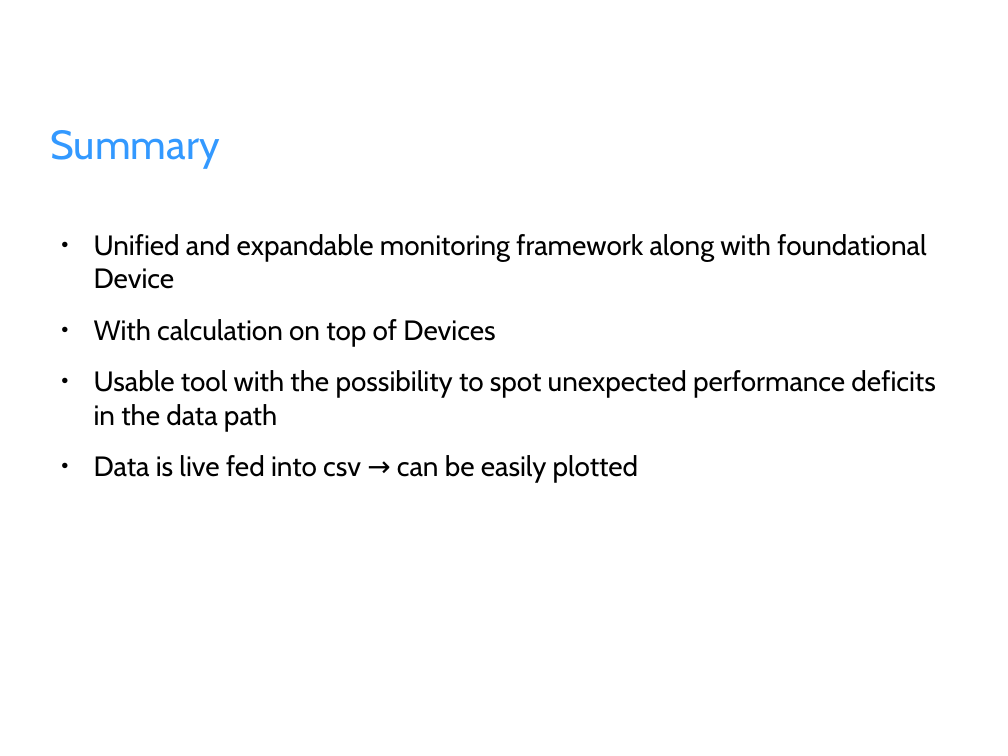
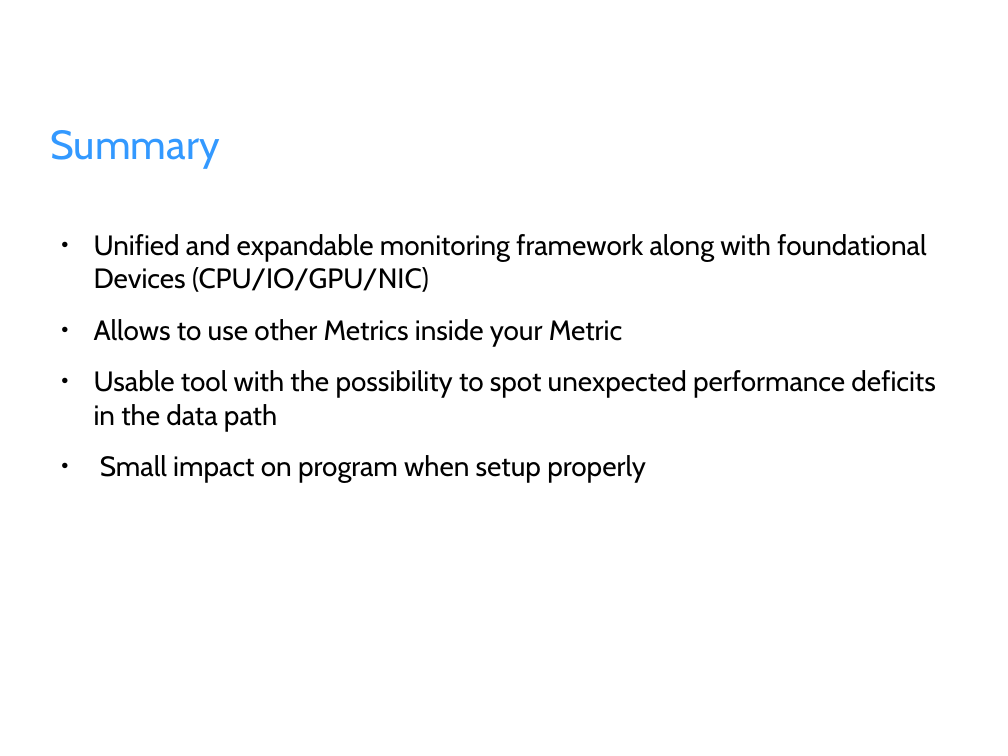
Before and after one commit to fhilprec/HardwareMonitoring, a slide deck: slide 14 of ProjectPresentation.odp (slide 12 before the commit). Drawn at 1008x756 pixels with LibreOffice and Linux fonts; fonts in the diff are those of the drawing; background and template pictures are left out. Boxes give left, top, right and bottom in pixels: in the first picture for what was removed or moved away, otherwise in the second. Text is boxed around its words. In the diff, an @@ line names an element or a change of style, - is before the commit and + after.

```diff
--- a/ProjectPresentation.odp
+++ b/ProjectPresentation.odp
@@ text at [94,234,926,346]: text changed @@
-● Unified and expandable monitoring framework along with foundational Device
-● With calculation on top of Devices
+● Unified and expandable monitoring framework along with foundational Devices (CPU/IO/GPU/NIC)
+● Allows to use other Metrics inside your Metric
@@ text at [100,455,646,483]: text changed @@
-● Data is live fed into csv → can be easily plotted
+● Small impact on program when setup properly
```
Also in this commit, not shown: 6 other slides changed, 8 slides added, 7 slides removed.
